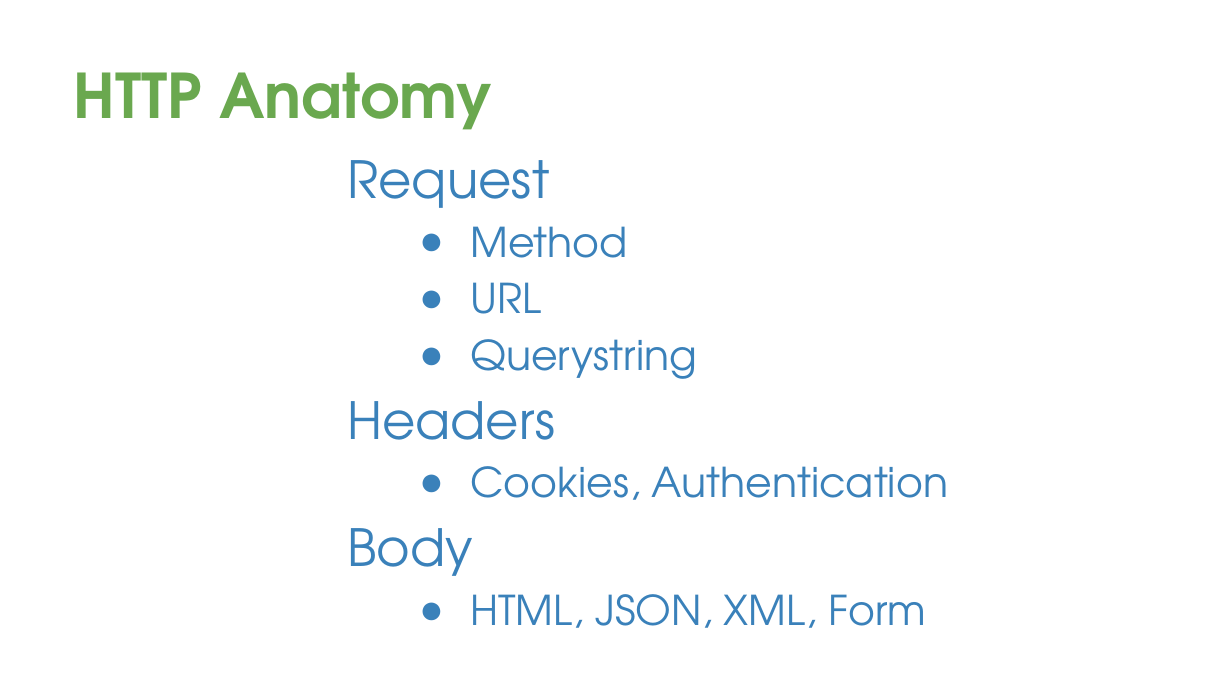
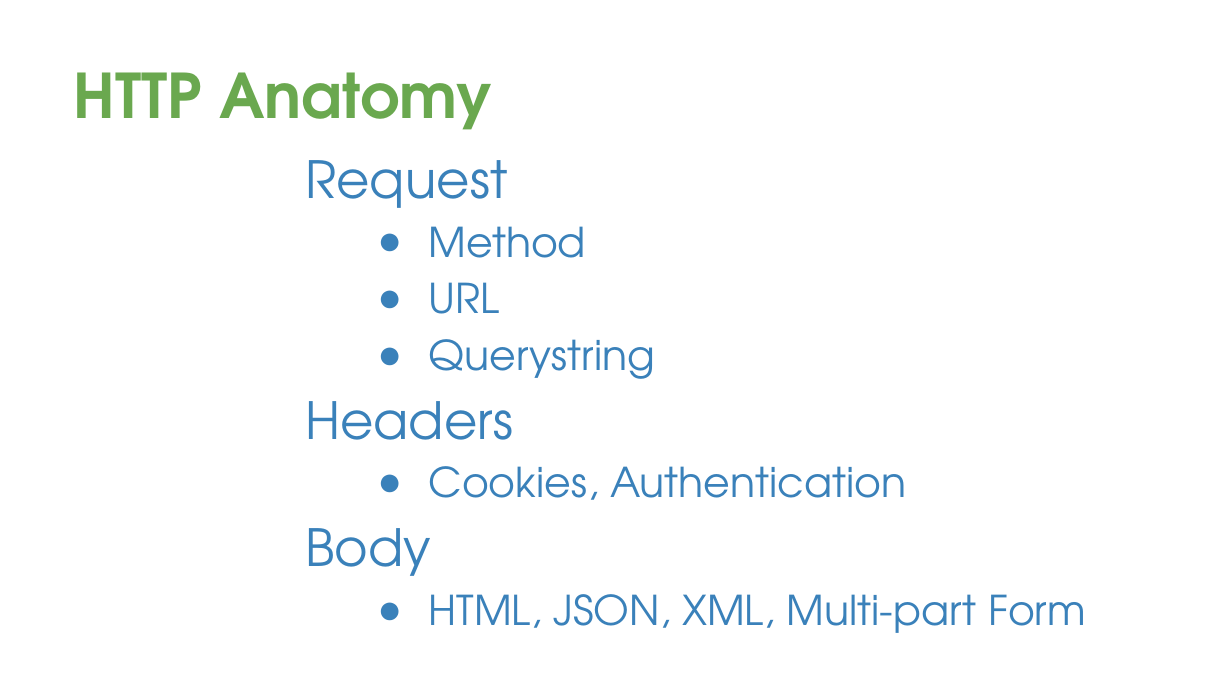
Before and after one commit to davetrux/gdgmidevfest-2017, a slide deck: slide 10 of MobileAuthWebWorld.pptx (slide 8 before the commit). Drawn at 1232x693 pixels with LibreOffice and Linux fonts; fonts in the diff are those of the drawing; background and template pictures are left out. Boxes give left, top, right and bottom in pixels: in the first picture for what was removed or moved away, otherwise in the second. Text is boxed around its words. In the diff, an @@ line names an element or a change of style, - is before the commit and + after.

```diff
--- a/MobileAuthWebWorld.pptx
+++ b/MobileAuthWebWorld.pptx
@@ text "Request" moved from (x1=347, y1=160, x2=948, y2=628) to (x1=305, y1=160, x2=1086, y2=633) @@
@@ text at (x1=429, y1=594, x2=1086, y2=633): text changed @@
-● HTML, JSON, XML, Form
+● HTML, JSON, XML, Multi-part Form
```
Also in this commit, not shown: 9 other slides changed, 5 slides added, 4 slides removed.
